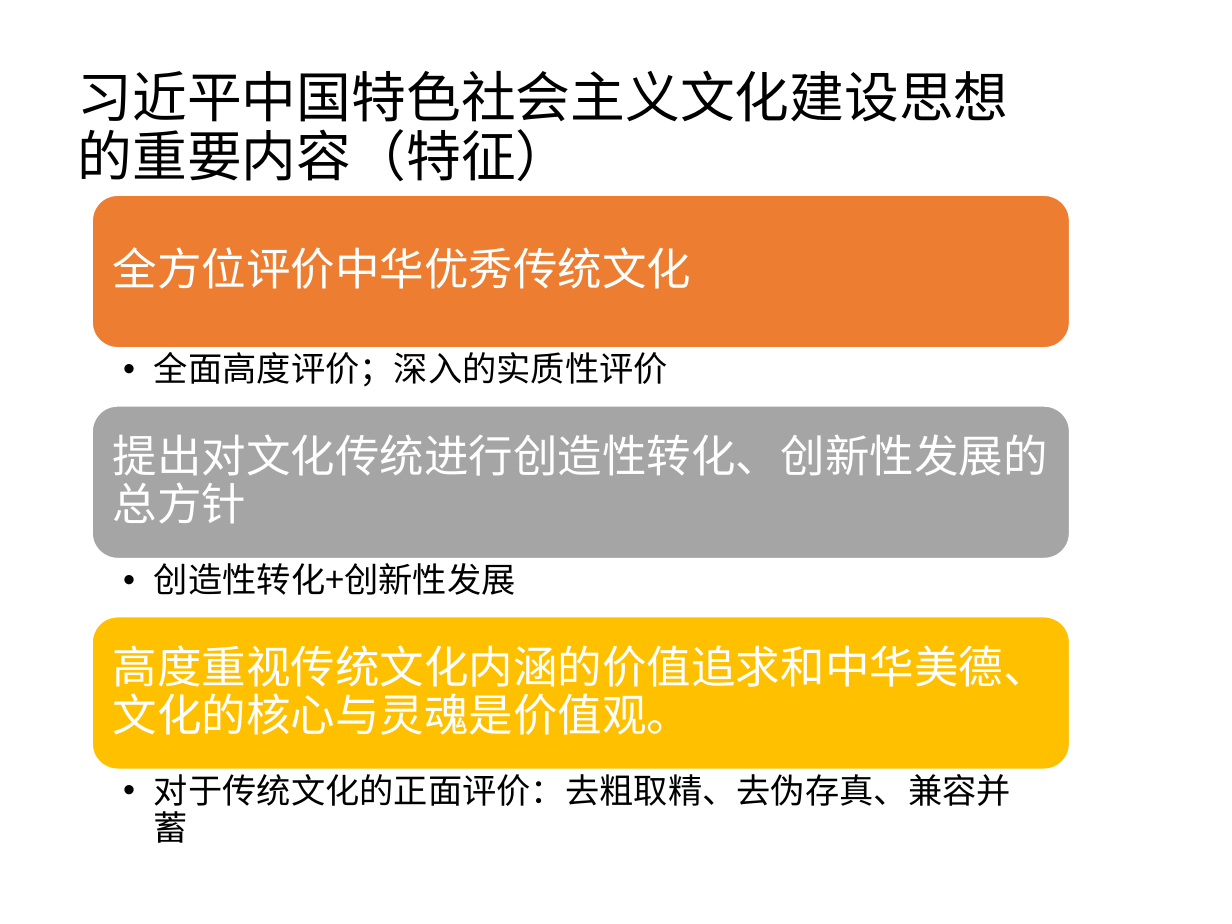
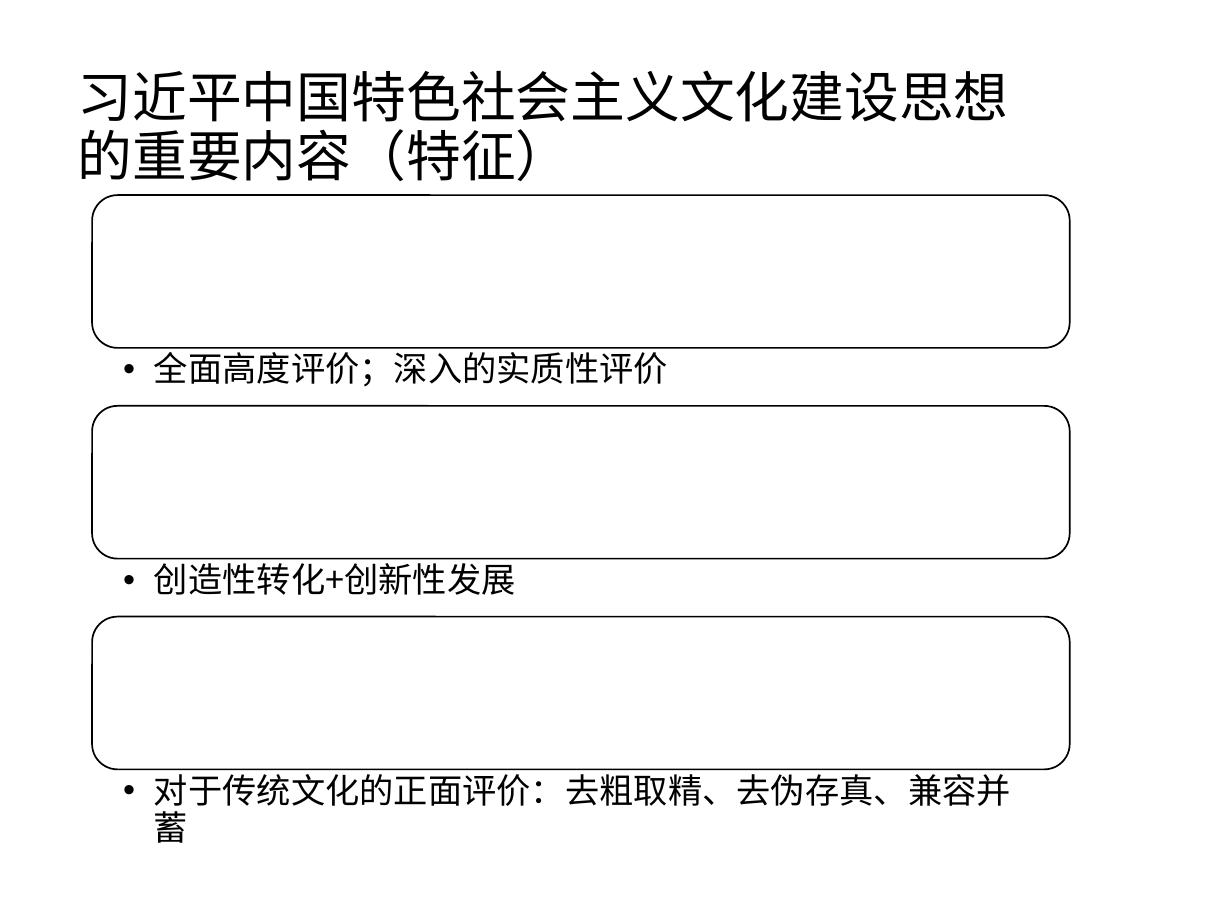
Before and after one commit to DO-MINATOR/buaa, a slide deck: slide 47 of 中特/复习ppt/黄瑶-文化.pptx. Drawn at 1232x924 pixels with LibreOffice and Linux fonts; fonts in the diff are those of the drawing. Boxes give left, top, right and bottom in pixels: in the first picture for what was removed or moved away, otherwise in the second. Text is boxed around its words. In the diff, an @@ line names an element or a change of style, - is before the commit and + after.

```diff
--- a/中特/复习ppt/黄瑶-文化.pptx
+++ b/中特/复习ppt/黄瑶-文化.pptx
@@ rounded rectangle at (x1=92, y1=195, x2=1069, y2=347): fill #ED7D31 to #FFFFFF; outline #FFFFFF 1 pt to #000000 1 pt @@
@@ text removed at (x1=113, y1=247, x2=692, y2=289) @@
-全方位评价中华优秀传统文化
@@ rounded rectangle at (x1=92, y1=405, x2=1069, y2=558): fill #A5A5A5 to #FFFFFF; outline #FFFFFF 1 pt to #000000 1 pt @@
@@ text removed at (x1=113, y1=435, x2=1048, y2=524) @@
-提出对文化传统进行创造性转化、创新性发展的总方针
@@ rounded rectangle at (x1=92, y1=617, x2=1069, y2=770): fill #FFC000 to #FFFFFF; outline #FFFFFF 1 pt to #000000 1 pt @@
@@ text removed at (x1=113, y1=645, x2=1048, y2=735) @@
-高度重视传统文化内涵的价值追求和中华美德、文化的核心与灵魂是价值观。
```
Also in this commit, not shown: 2 other slides changed, 5 other files.
